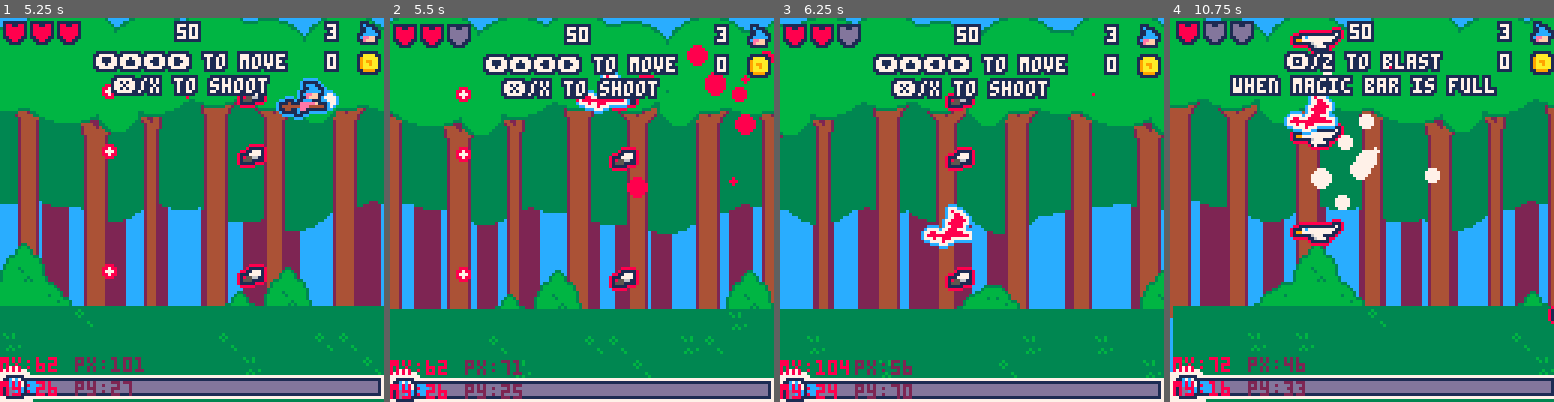
Above: before the commit, frames 1-4 (left to right).
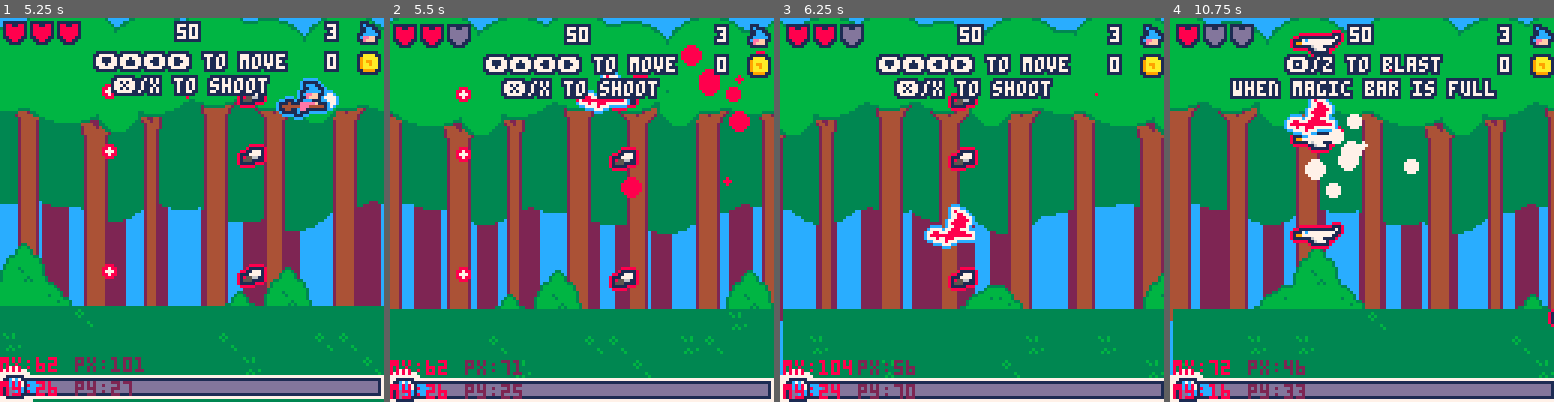
Above: after the commit, the same moments.

Repository: roseblack02/pico8-witch_blaster
Game: PICO-8 cartridge witch_blaster.p8
The game is run twice, just before and just after one commit, with the same random seed, the same clock (stepped at 60 frames per second) and the same inputs.
Inputs (mouse positions are in pixels of both pictures, inside the frame that each line leads up to):
- Up to frame 1 (5.25 s): tap X (X key) at 0.33, 1.07, 1.85, 2.97, 4.08, 5.2 s; click (280, 121) at 0.67 s; tap O (Z key) at 0.7, 1.7, 2.1, 2.5, 2.9, 3.3, 3.7, 4.1, 4.5, 4.9 s; click (46, 267) at 1.22 s; hold Right 1.6-2.1 s; click (107, 114) at 1.77 s; hold Up 2.15-2.42 s; click (172, 259) at 2.32 s; hold Right 2.47-3.03 s; click (234, 106) at 2.87 s; hold Left 3.08-3.58 s; click (295, 256) at 3.42 s; hold Down 3.63-3.97 s; click (61, 102) at 3.97 s; hold Right 4.02-4.68 s; click (122, 248) at 4.52 s; hold Up 4.73-5.03 s; click (184, 94) at 5.07 s; hold Left from 5.08 s (still down)
- Up to frame 2 (5.5 s): keep holding Left; tap O (Z key) at 5.3 s
- Up to frame 3 (6.25 s): click (1029, 244) at 5.62 s; release Left at 5.68 s; tap O (Z key) at 5.7, 6.1 s; hold Down 5.73-6.03 s; hold Right from 6.08 s (still down); click (1091, 90) at 6.17 s
- Up to frame 4 (10.75 s): tap X (X key) every 1.12 s from 6.32 to 9.67 s; tap O (Z key) every 0.4 s from 6.5 to 10.5 s; release Right at 6.58 s; hold Right 6.63-7.13 s; click (1246, 236) at 6.72 s; hold Up 7.18-7.45 s; click (1308, 83) at 7.27 s; hold Right 7.5-8.07 s; click (1369, 229) at 7.82 s; hold Left 8.12-8.62 s; click (1434, 79) at 8.37 s; hold Down 8.67-9 s; click (1496, 225) at 8.92 s; hold Right 9.05-9.72 s; click (1258, 71) at 9.47 s; hold Up 9.77-10.07 s; click (1323, 217) at 10.02 s; hold Left 10.12-10.72 s; click (1385, 64) at 10.57 s

Frame 1 is identical in both runs. In frame 2, 1.0% of the frame differs, in the area x 60-100%, y 7-47%; in frame 3, 18%, in the area x 0-100%, y 0-100%; in frame 4, 18%.

Commit message:
player hit box has been slightly reduced

Diff:
--- a/witch_blaster.p8
+++ b/witch_blaster.p8
@@ -67,7 +67,7 @@
 	player={
 		x=25,
 		y=64,
-		width=8,
+		width=6,
 		velocity_x=0,
 		velocity_y=0,
 		hp=3,
